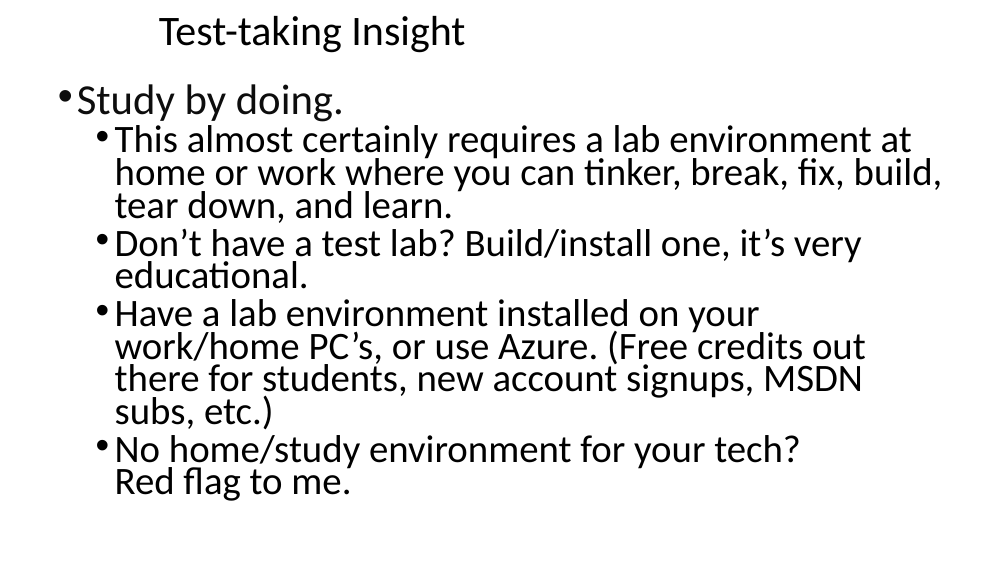
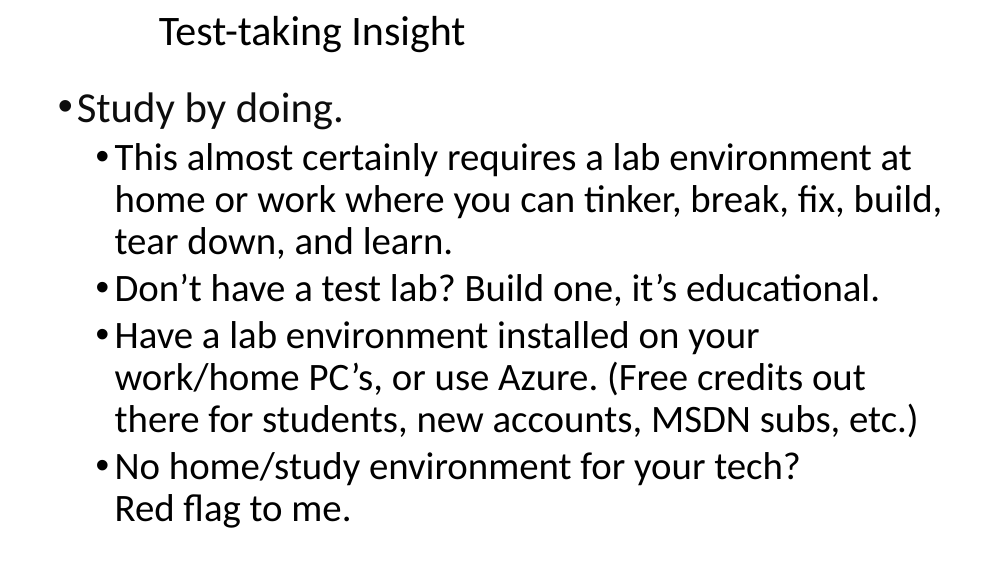
Before and after one commit to williamadba/Public-Presentations, a slide deck: slide 12 of Houston Tech Fest 2018/Think Like a Certification Exam - HTF 2018.pptx (slide 13 before the commit). Drawn at 1008x567 pixels with LibreOffice and Linux fonts; fonts in the diff are those of the drawing; background and template pictures are left out. Boxes give left, top, right and bottom in pixels: in the first picture for what was removed or moved away, otherwise in the second. Text is boxed around its words. In the diff, an @@ line names an element or a change of style, - is before the commit and + after.

```diff
--- a/Houston Tech Fest 2018/Think Like a Certification Exam - HTF 2018.pptx
+++ b/Houston Tech Fest 2018/Think Like a Certification Exam - HTF 2018.pptx
@@ text at [77, 92, 943, 528]: line spacing 0.7 to 0.9 @@
@@ text at [115, 273, 919, 438]: text changed @@
-  • Don’t have a test lab? Build/install one, it’s very educational.
-  • Have a lab environment installed on your work/home PC’s, or use Azure. (Free credits out there for students, new account signups, MSDN subs, etc.)
+  • Don’t have a test lab? Build one, it’s educational.
+  • Have a lab environment installed on your work/home PC’s, or use Azure. (Free credits out there for students, new accounts, MSDN subs, etc.)
```
Also in this commit, not shown: 14 other slides changed, 1 slide added, 2 other files.
